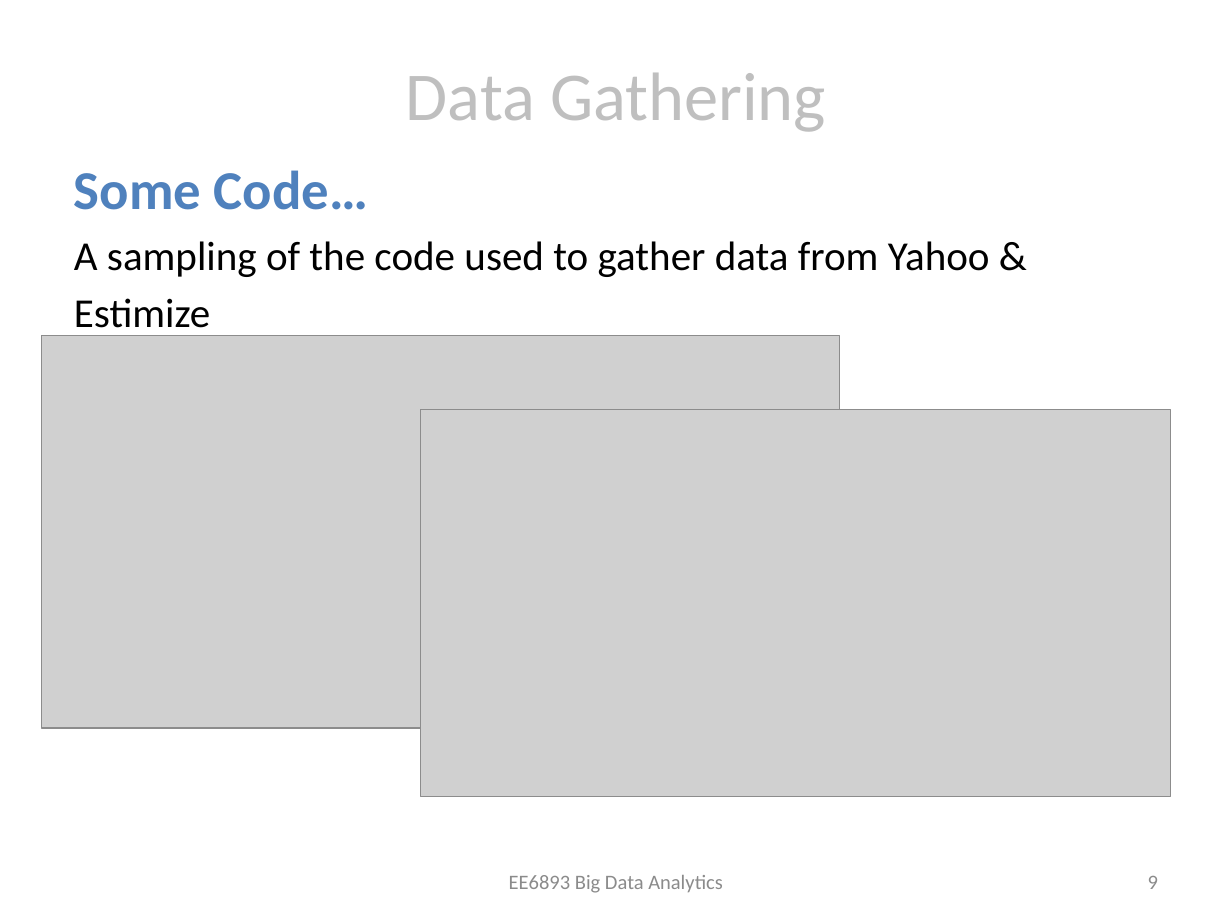
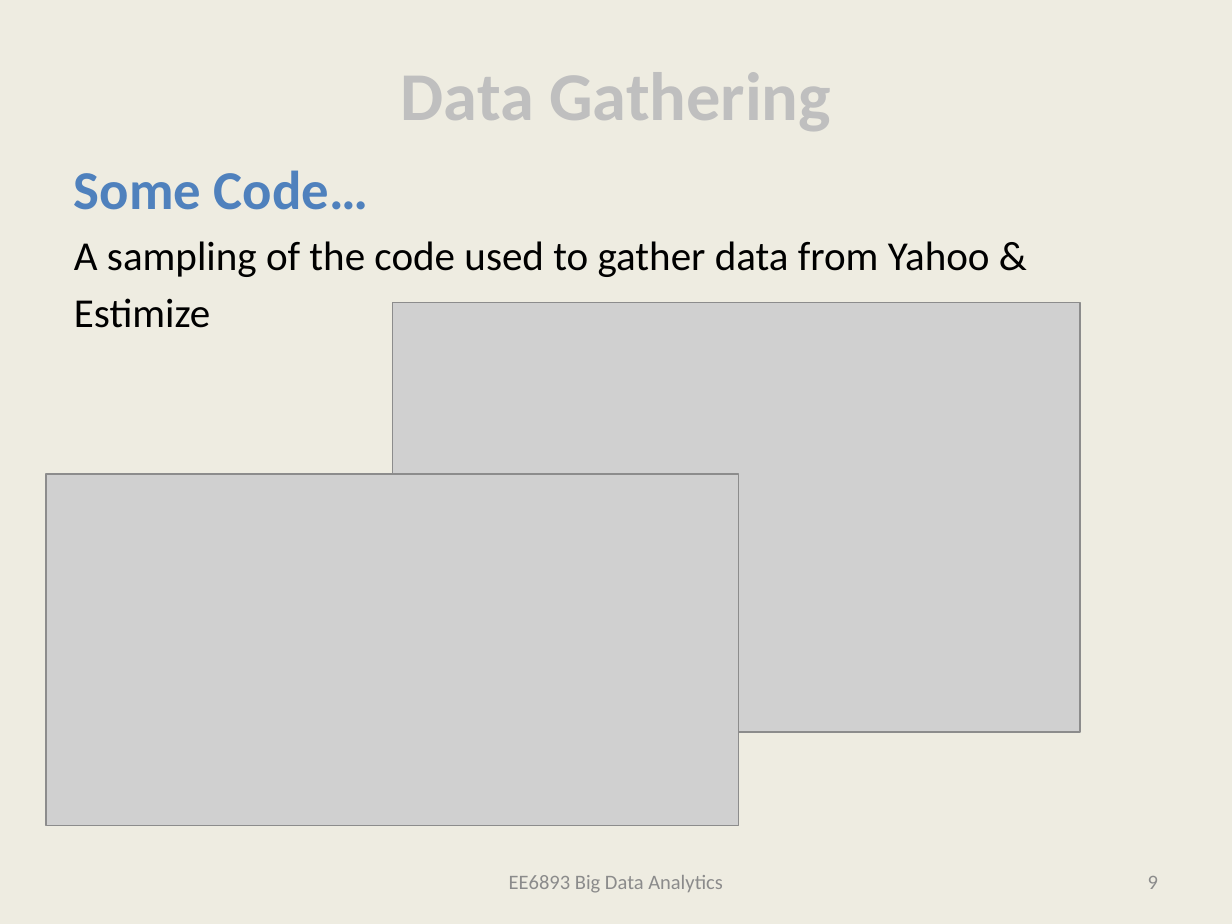
Before and after one commit to bertomartin/big-data-analytics, a slide deck: slide 8 of FinalPresentation.pptx. Drawn at 1232x924 pixels with LibreOffice and Linux fonts; fonts in the diff are those of the drawing; grey boxes stand for pictures. Boxes give left, top, right and bottom in pixels: in the first picture for what was removed or moved away, otherwise in the second. Text is boxed around its words. In the diff, an @@ line names an element or a change of style, - is before the commit and + after.

```diff
--- a/FinalPresentation.pptx
+++ b/FinalPresentation.pptx
@@ background #FFFFFF to #EEECE1 @@
@@ title "Data Gathering" at (401, 72, 831, 131): bold on @@
@@ picture: place and size @@
-picture at (421, 409, 1170, 796)
+picture at (393, 302, 1080, 732)
@@ picture removed at (42, 336, 840, 728) @@
@@ picture added at (46, 474, 738, 825) @@
```
Also in this commit, not shown: 19 other slides changed, 6 slides added, 1 slide removed, 3 other files.
